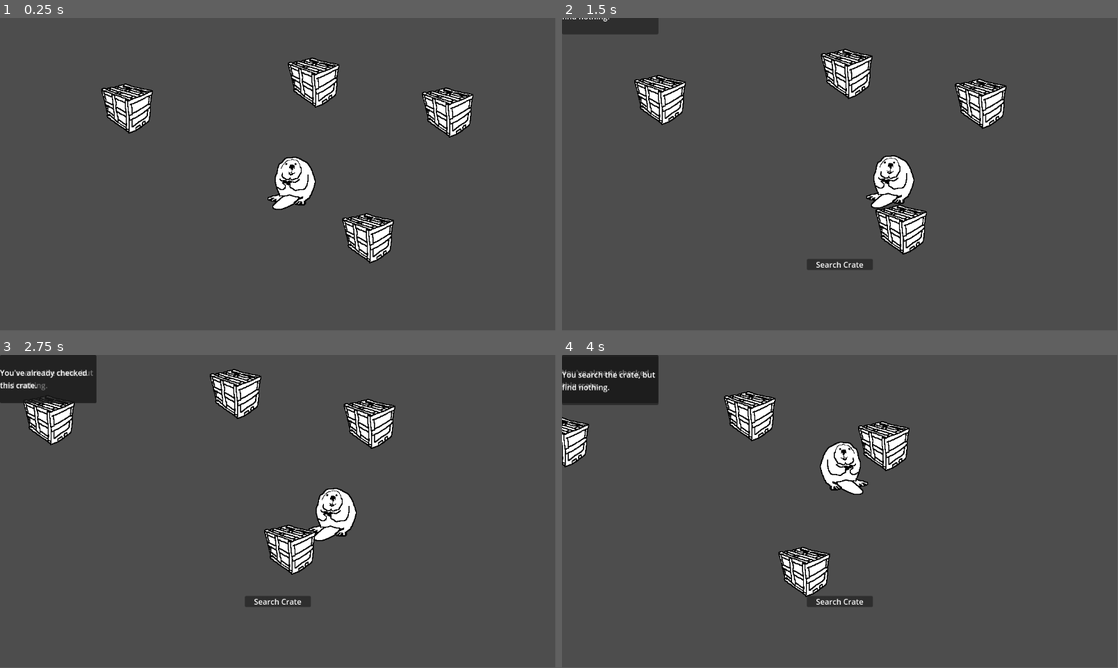
Above: before the commit, frames 1-4 (two rows, left to right).
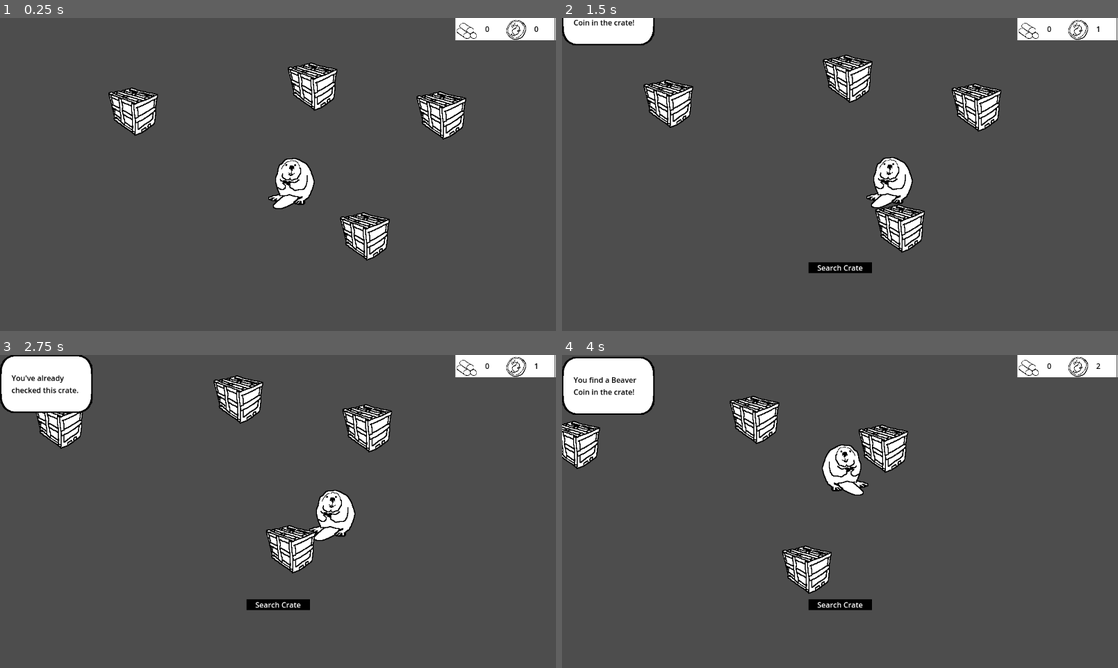
Above: after the commit, the same moments.

Repository: morgmorgan/lumber-tycoon
Game: Godot game, scene res://scenes/main/game_main.tscn
The game is run twice, just before and just after one commit, with the same random seed, the same clock (stepped at 60 frames per second) and the same inputs.
Inputs:
- Up to frame 1 (0.25 s): no input
- Up to frame 2 (1.5 s): hold Right (move_right) 0.53-1.28 s; hold E (interact) 0.53-1.28 s; hold Down (move_down) from 1.28 s (still down); tap E (interact) at 1.35 s
- Up to frame 3 (2.75 s): release Down (move_down) at 2.03 s; hold Right (move_right) from 2.03 s (still down); hold E (interact) from 2.03 s (still down)
- Up to frame 4 (4 s): release Right (move_right) at 2.78 s; release E (interact) at 2.78 s; hold W (move_up) 2.78-3.53 s; tap E (interact) at 2.85 s; hold A (move_left) from 3.53 s (still down); hold E (interact) from 3.53 s (still down)
The window is 799x449 before the commit and 800x450 after it. Grey fills any space a smaller window leaves; there, only what the larger window draws over its background counts as a difference.

The runs differ from the first frame. In frame 1, 5.1% of the frame differs, in the area x 18-100%, y 0-79%; in frame 2, 7.0%; in frame 3, 8.2%; in frame 4, 8.5%, in the area x 0-100%, y 0-82%.

Commit message:
wood bc system

Diff:
--- /dev/null
+++ b/main_theme.tres
@@ -0,0 +1,26 @@
+[gd_resource type="Theme" load_steps=4 format=3 uid="uid://cul2kk8mox0x3"]
+
+[ext_resource type="Texture2D" uid="uid://x62s1huvybbv" path="res://beaver_ui.png" id="1_5w4hh"]
+
+[sub_resource type="StyleBoxTexture" id="StyleBoxTexture_wcsmr"]
+texture = ExtResource("1_5w4hh")
+texture_margin_left = 25.0
+texture_margin_top = 25.0
+texture_margin_right = 25.0
+texture_margin_bottom = 25.0
+region_rect = Rect2(640, 0, 128, 128)
+
+[sub_resource type="StyleBoxTexture" id="StyleBoxTexture_sqg5t"]
+texture = ExtResource("1_5w4hh")
+texture_margin_left = 6.0
+texture_margin_top = 6.0
+texture_margin_right = 6.0
+texture_margin_bottom = 6.0
+region_rect = Rect2(256, 0, 128, 128)
+modulate_color = Color(0, 0, 0, 1)
+
+[resource]
+Label/colors/font_color = Color(0, 0, 0, 1)
+PanelContainer/styles/panel = SubResource("StyleBoxTexture_wcsmr")
+PanelContainerDark/base_type = &"PanelContainer"
+PanelContainerDark/styles/panel = SubResource("StyleBoxTexture_sqg5t")
--- a/project.godot
+++ b/project.godot
@@ -19,6 +19,13 @@
 
 GameManager="*res://scenes/autoload/game_manager.gd"
 MessageDeus="*res://scenes/autoload/dei/message_deus.gd"
+StatsDeus="*res://stats_deus.gd"
+
+[display]
+
+window/size/viewport_width=1200
+window/size/viewport_height=675
+window/stretch/mode="viewport"
 
 [input]
 
--- a/scenes/HUD/hud_manager.tscn
+++ b/scenes/HUD/hud_manager.tscn
@@ -1,10 +1,13 @@
-[gd_scene load_steps=3 format=3 uid="uid://d3bps8x110omo"]
+[gd_scene load_steps=4 format=3 uid="uid://d3bps8x110omo"]
 
 [ext_resource type="PackedScene" uid="uid://dyyr7m8jmgp51" path="res://scenes/HUD/interaction_text.tscn" id="1_4jvvy"]
 [ext_resource type="PackedScene" uid="uid://s06opxbefvr2" path="res://scenes/HUD/popup_message_manager.tscn" id="2_t4nwc"]
+[ext_resource type="PackedScene" uid="uid://ctccgt2dk8r8j" path="res://scenes/HUD/resource_info_panel.tscn" id="3_upum4"]
 
 [node name="HUDManager" type="Node"]
 
 [node name="InteractionText" parent="." instance=ExtResource("1_4jvvy")]
 
 [node name="popupMessageManager" parent="." instance=ExtResource("2_t4nwc")]
+
+[node name="ResourceInfoPanel" parent="." instance=ExtResource("3_upum4")]
--- a/scenes/HUD/interaction_text.tscn
+++ b/scenes/HUD/interaction_text.tscn
@@ -1,6 +1,10 @@
-[gd_scene load_steps=2 format=3 uid="uid://dyyr7m8jmgp51"]
+[gd_scene load_steps=4 format=3 uid="uid://dyyr7m8jmgp51"]
 
 [ext_resource type="Script" path="res://scenes/HUD/interaction_text.gd" id="1_ls85m"]
+[ext_resource type="Theme" uid="uid://cul2kk8mox0x3" path="res://main_theme.tres" id="2_0n1xi"]
+
+[sub_resource type="StyleBoxFlat" id="StyleBoxFlat_j4vmn"]
+bg_color = Color(0, 0, 0, 1)
 
 [node name="InteractionText" type="CanvasLayer"]
 script = ExtResource("1_ls85m")
@@ -17,8 +21,11 @@
 offset_bottom = -125.0
 grow_horizontal = 2
 grow_vertical = 0
+theme_override_styles/panel = SubResource("StyleBoxFlat_j4vmn")
 
 [node name="Label" type="Label" parent="Panel"]
 layout_mode = 2
 size_flags_horizontal = 4
+theme = ExtResource("2_0n1xi")
+theme_override_colors/font_color = Color(1, 1, 1, 1)
 text = "text go here hehe"
--- a/scenes/HUD/popup_message.gd
+++ b/scenes/HUD/popup_message.gd
@@ -18,3 +18,6 @@
 
 func set_text(in_text : String):
 	$PanelContainer/Label.text = in_text
+
+func end_early():
+	$AnimationPlayer2.play("fade_early")
--- a/scenes/HUD/popup_message.tscn
+++ b/scenes/HUD/popup_message.tscn
@@ -1,6 +1,42 @@
-[gd_scene load_steps=6 format=3 uid="uid://dregf3v8483a2"]
+[gd_scene load_steps=9 format=3 uid="uid://dregf3v8483a2"]
 
 [ext_resource type="Script" path="res://scenes/HUD/popup_message.gd" id="1_a20qv"]
+[ext_resource type="Theme" uid="uid://cul2kk8mox0x3" path="res://main_theme.tres" id="2_p88s2"]
+
+[sub_resource type="Animation" id="Animation_660te"]
+resource_name = "fade_early"
+length = 0.4
+tracks/0/type = "value"
+tracks/0/imported = false
+tracks/0/enabled = true
+tracks/0/path = NodePath("PanelContainer:modulate")
+tracks/0/interp = 1
+tracks/0/loop_wrap = true
+tracks/0/keys = {
+"times": PackedFloat32Array(0, 0.4),
+"transitions": PackedFloat32Array(1, 1),
+"update": 0,
+"values": [Color(1, 1, 1, 1), Color(1, 1, 1, 0)]
+}
+tracks/1/type = "method"
+tracks/1/imported = false
+tracks/1/enabled = true
+tracks/1/path = NodePath(".")
+tracks/1/interp = 1
+tracks/1/loop_wrap = true
+tracks/1/keys = {
+"times": PackedFloat32Array(0.4),
+"transitions": PackedFloat32Array(1),
+"values": [{
+"args": [],
+"method": &"queue_free"
+}]
+}
+
+[sub_resource type="AnimationLibrary" id="AnimationLibrary_bt3c2"]
+_data = {
+"fade_early": SubResource("Animation_660te")
+}
 
 [sub_resource type="Animation" id="Animation_keg4o"]
 resource_name = "POP_IN"
@@ -16,21 +52,6 @@
 "transitions": PackedFloat32Array(1, 1, 1),
 "update": 0,
 "values": [Vector2(0, -100), Vector2(0, 10), Vector2(0, 0)]
-}
-
-[sub_resource type="Animation" id="Animation_cuykd"]
-length = 0.001
-tracks/0/type = "value"
-tracks/0/imported = false
-tracks/0/enabled = true
-tracks/0/path = NodePath("PanelContainer:position")
-tracks/0/interp = 1
-tracks/0/loop_wrap = true
-tracks/0/keys = {
-"times": PackedFloat32Array(0),
-"transitions": PackedFloat32Array(1),
-"update": 0,
-"values": [Vector2(0, -200)]
 }
 
 [sub_resource type="Animation" id="Animation_5uvu3"]
@@ -49,6 +70,33 @@
 "values": [Vector2(0, 0), Vector2(0, 10), Vector2(0, -100)]
 }
 
+[sub_resource type="Animation" id="Animation_cuykd"]
+length = 0.001
+tracks/0/type = "value"
+tracks/0/imported = false
+tracks/0/enabled = true
+tracks/0/path = NodePath("PanelContainer:position")
+tracks/0/interp = 1
+tracks/0/loop_wrap = true
+tracks/0/keys = {
+"times": PackedFloat32Array(0),
+"transitions": PackedFloat32Array(1),
+"update": 0,
+"values": [Vector2(0, -200)]
+}
+tracks/1/type = "value"
+tracks/1/imported = false
+tracks/1/enabled = true
+tracks/1/path = NodePath("PanelContainer:modulate")
+tracks/1/interp = 1
+tracks/1/loop_wrap = true
+tracks/1/keys = {
+"times": PackedFloat32Array(0),
+"transitions": PackedFloat32Array(1),
+"update": 0,
+"values": [Color(1, 1, 1, 1)]
+}
+
 [sub_resource type="AnimationLibrary" id="AnimationLibrary_r52hg"]
 _data = {
 "POP_IN": SubResource("Animation_keg4o"),
@@ -58,6 +106,11 @@
 
 [node name="PopupMessage" type="CanvasLayer"]
 script = ExtResource("1_a20qv")
+
+[node name="AnimationPlayer2" type="AnimationPlayer" parent="."]
+libraries = {
+"": SubResource("AnimationLibrary_bt3c2")
+}
 
 [node name="AnimationPlayer" type="AnimationPlayer" parent="."]
 libraries = {
@@ -70,14 +123,16 @@
 
 [node name="PanelContainer" type="PanelContainer" parent="."]
 custom_minimum_size = Vector2(200, 100)
-offset_top = -200.0
+offset_top = -100.0
 offset_right = 200.0
-offset_bottom = -100.0
+offset_bottom = 25.0
+theme = ExtResource("2_p88s2")
 
 [node name="Label" type="Label" parent="PanelContainer"]
 custom_minimum_size = Vector2(150, 75)
 layout_mode = 2
 size_flags_vertical = 1
+theme = ExtResource("2_p88s2")
 text = "Popup message text goes here"
 vertical_alignment = 1
 autowrap_mode = 2
--- a/scenes/HUD/popup_message_manager.gd
+++ b/scenes/HUD/popup_message_manager.gd
@@ -2,6 +2,8 @@
 
 #@export var popup_message_scene : PackedScene
 var popup_message_scene = preload("res://scenes/HUD/popup_message.tscn")
+
+var last_message : PopupMessage = null
 
 func _ready():
 	MessageDeus.message_requested.connect(on_message_requested)
@@ -10,7 +12,10 @@
 	play_message(in_text)
 
 func play_message(text : String):
+	if last_message != null:
+		last_message.end_early()
 	var new_message : PopupMessage = popup_message_scene.instantiate()
+	last_message = new_message
 	self.add_child(new_message)
 	new_message.set_text(text)
 	new_message.play()
--- /dev/null
+++ b/scenes/HUD/resource_info_panel.gd
@@ -0,0 +1,13 @@
+extends CanvasLayer
+
+func _ready():
+	StatsDeus.wood_value_changed.connect(set_wood)
+	StatsDeus.bc_value_changed.connect(set_bc)
+	set_bc(StatsDeus.num_bc)
+	set_wood(StatsDeus.num_wood)
+
+func set_bc(in_number : int):
+	%BCNumber.text = str(in_number)
+
+func set_wood(in_number : int):
+	%WoodNumber.text = str(in_number)
--- /dev/null
+++ b/scenes/HUD/resource_info_panel.tscn
@@ -0,0 +1,73 @@
+[gd_scene load_steps=7 format=3 uid="uid://ctccgt2dk8r8j"]
+
+[ext_resource type="Script" path="res://scenes/HUD/resource_info_panel.gd" id="1_3sy0k"]
+[ext_resource type="Texture2D" uid="uid://x62s1huvybbv" path="res://beaver_ui.png" id="1_8vkwn"]
+
+[sub_resource type="StyleBoxFlat" id="StyleBoxFlat_vrjxs"]
+bg_color = Color(1, 1, 1, 1)
+
+[sub_resource type="AtlasTexture" id="AtlasTexture_17ag0"]
+atlas = ExtResource("1_8vkwn")
+region = Rect2(0, 0, 128, 128)
+
+[sub_resource type="AtlasTexture" id="AtlasTexture_umcyr"]
+atlas = ExtResource("1_8vkwn")
+region = Rect2(128, 0, 128, 128)
+
+[sub_resource type="StyleBoxFlat" id="StyleBoxFlat_ofao2"]
+bg_color = Color(0, 0, 0, 1)
+border_width_left = 1
+border_color = Color(0, 0, 0, 1)
+
+[node name="ResourceInfoPanel" type="CanvasLayer"]
+script = ExtResource("1_3sy0k")
+
+[node name="PanelContainer" type="PanelContainer" parent="."]
+anchors_preset = 1
+anchor_left = 1.0
+anchor_right = 1.0
+offset_left = -40.0
+offset_bottom = 40.0
+grow_horizontal = 0
+theme_override_styles/panel = SubResource("StyleBoxFlat_vrjxs")
+
+[node name="HBoxContainer" type="HBoxContainer" parent="PanelContainer"]
+layout_mode = 2
+theme_override_constants/separation = 32
+
+[node name="HBoxContainer" type="HBoxContainer" parent="PanelContainer/HBoxContainer"]
+layout_mode = 2
+theme_override_constants/separation = 16
+
+[node name="TextureRect" type="TextureRect" parent="PanelContainer/HBoxContainer/HBoxContainer"]
+custom_minimum_size = Vector2(48, 48)
+layout_mode = 2
+texture = SubResource("AtlasTexture_17ag0")
+expand_mode = 5
+
+[node name="WoodNumber" type="Label" parent="PanelContainer/HBoxContainer/HBoxContainer"]
+unique_name_in_owner = true
+layout_mode = 2
+theme_override_colors/font_color = Color(0, 0, 0, 1)
+text = "-999"
+
+[node name="HBoxContainer2" type="HBoxContainer" parent="PanelContainer/HBoxContainer"]
+layout_mode = 2
+theme_override_constants/separation = 16
+
+[node name="TextureRect2" type="TextureRect" parent="PanelContainer/HBoxContainer/HBoxContainer2"]
+custom_minimum_size = Vector2(48, 48)
+layout_mode = 2
+texture = SubResource("AtlasTexture_umcyr")
+expand_mode = 5
+
+[node name="BCNumber" type="Label" parent="PanelContainer/HBoxContainer/HBoxContainer2"]
+unique_name_in_owner = true
+layout_mode = 2
+theme_override_colors/font_color = Color(0, 0, 0, 1)
+text = "-999"
+
+[node name="VSeparator" type="VSeparator" parent="PanelContainer/HBoxContainer"]
+layout_mode = 2
+theme_override_constants/separation = 5
+theme_override_styles/separator = SubResource("StyleBoxFlat_ofao2")
--- /dev/null
+++ b/stats_deus.gd
@@ -0,0 +1,21 @@
+extends Node
+
+var num_wood : int
+var num_bc : int
+
+signal wood_value_changed(value : int)
+signal bc_value_changed(value : int)
+
+func _ready():
+	num_bc = 0
+	num_wood = 0
+	wood_value_changed.emit(num_wood)
+	bc_value_changed.emit(num_bc)
+
+func add_bc(value : int):
+	num_bc += value
+	bc_value_changed.emit(num_bc)
+
+func add_wood(value : int):
+	num_wood += value
+	wood_value_changed.emit(num_wood)
--- a/test_crate.gd
+++ b/test_crate.gd
@@ -11,5 +11,6 @@
 		MessageDeus.request_message("You've already checked this crate.")
 	else:
 		#print_debug("You search the crate, but find nothing.")
-		MessageDeus.request_message("You search the crate, but find nothing.")
+		MessageDeus.request_message("You find a Beaver Coin in the crate!")
+		StatsDeus.add_bc(1)
 		checked = true
Binary file added: beaver_ui.png
Not shown, added: beaver_ui.png.import
